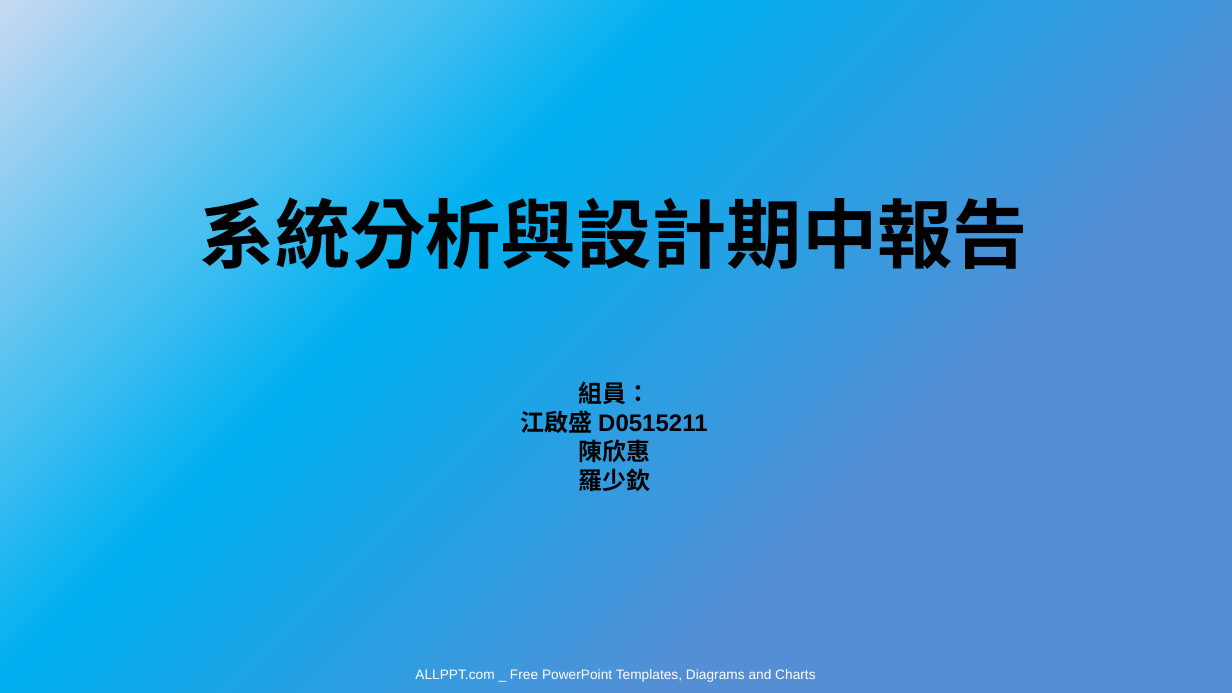
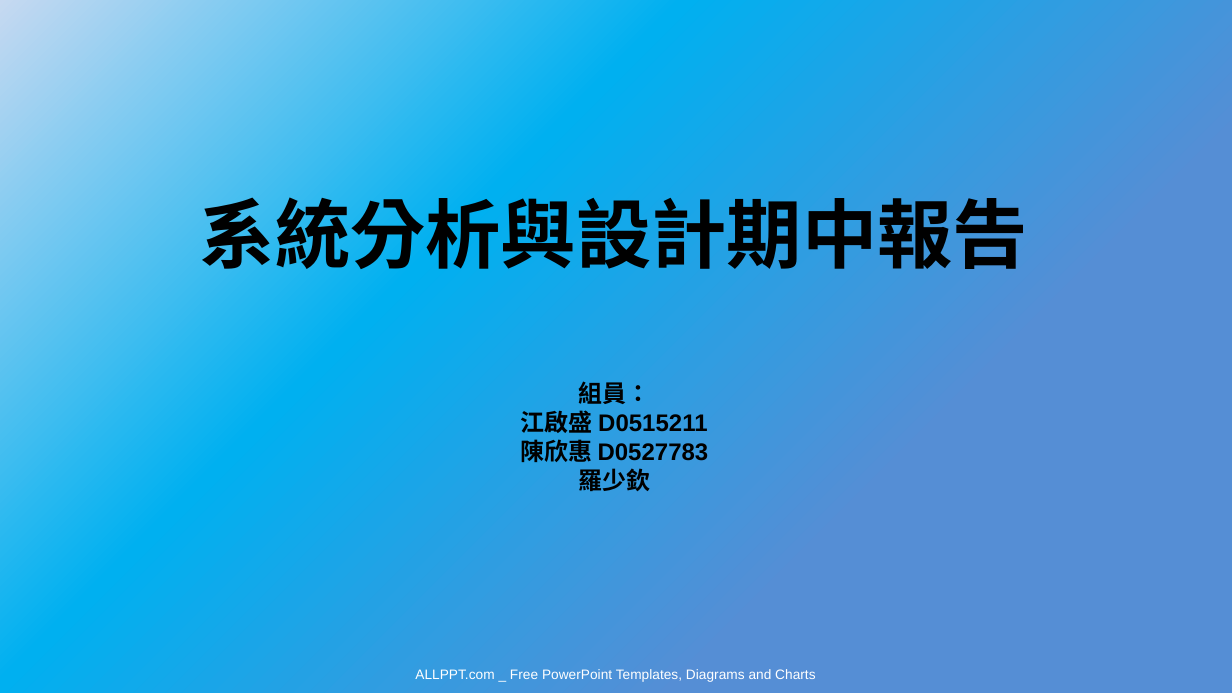
Before and after one commit to bnuby/Mobile-Application-Software, a slide deck: slide 1 of 系統分析/系統分析期中報告.pptx. Drawn at 1232x693 pixels with LibreOffice and Linux fonts; fonts in the diff are those of the drawing. Boxes give left, top, right and bottom in pixels: in the first picture for what was removed or moved away, otherwise in the second. Text is boxed around its words. In the diff, an @@ line names an element or a change of style, - is before the commit and + after.

Commit message:
update my student id in ppt

```diff
--- a/系統分析/系統分析期中報告.pptx
+++ b/系統分析/系統分析期中報告.pptx
@@ text at <box>520,439,709,462</box>: text changed @@
-陳欣惠
+陳欣惠 D0527783
```
